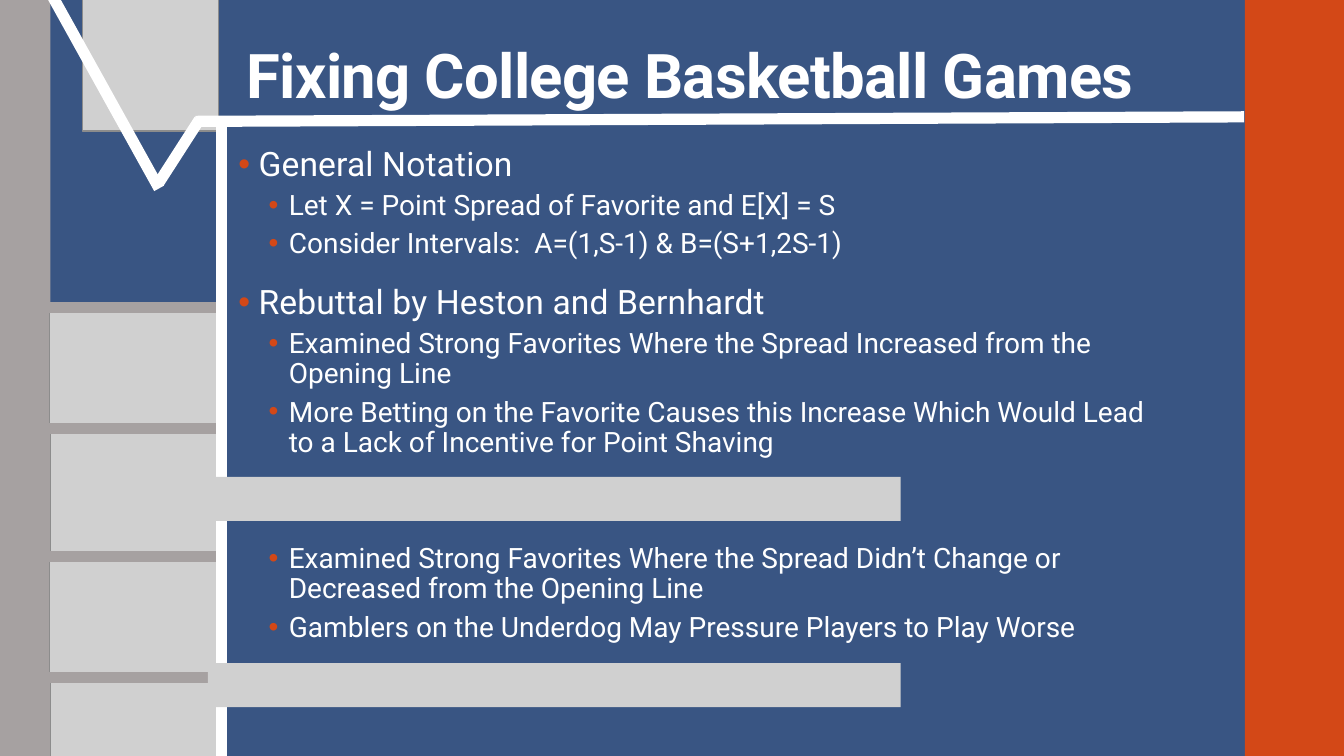
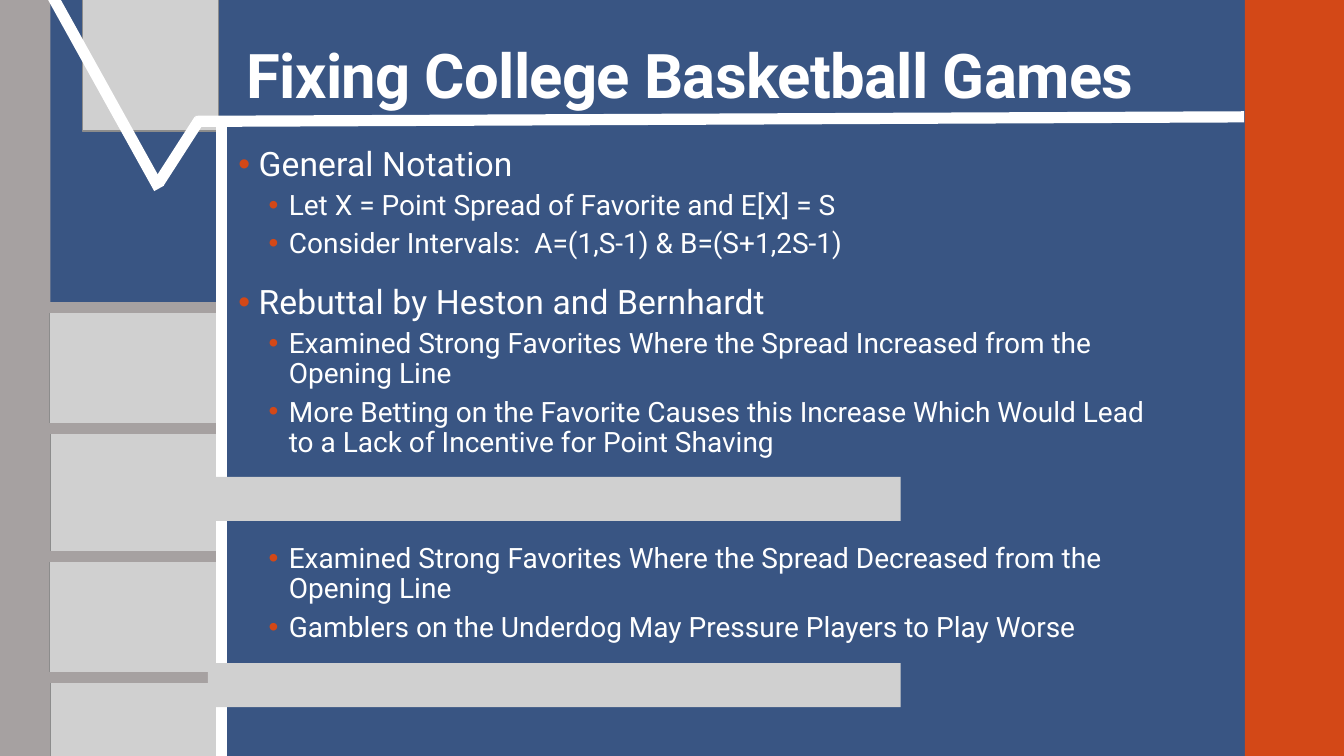
Before and after one commit to SuperMarioGiacomazzo/STOR538_WEBSITE, a slide deck: slide 9 of Slides/Basketball 5/Basketball_5_Lecture.pptx. Drawn at 1344x756 pixels with LibreOffice and Linux fonts; fonts in the diff are those of the drawing; grey boxes stand for pictures. Boxes give left, top, right and bottom in pixels: in the first picture for what was removed or moved away, otherwise in the second. Text is boxed around its words. In the diff, an @@ line names an element or a change of style, - is before the commit and + after.

Commit message:
Lecture Commit

```diff
--- a/Slides/Basketball 5/Basketball_5_Lecture.pptx
+++ b/Slides/Basketball 5/Basketball_5_Lecture.pptx
@@ text at [289,546,1101,604]: text changed @@
-  • Examined Strong Favorites Where the Spread Didn’t Change or Decreased from the Opening Line
+  • Examined Strong Favorites Where the Spread Decreased from the Opening Line
```
Also in this commit, not shown: 4 other files.
